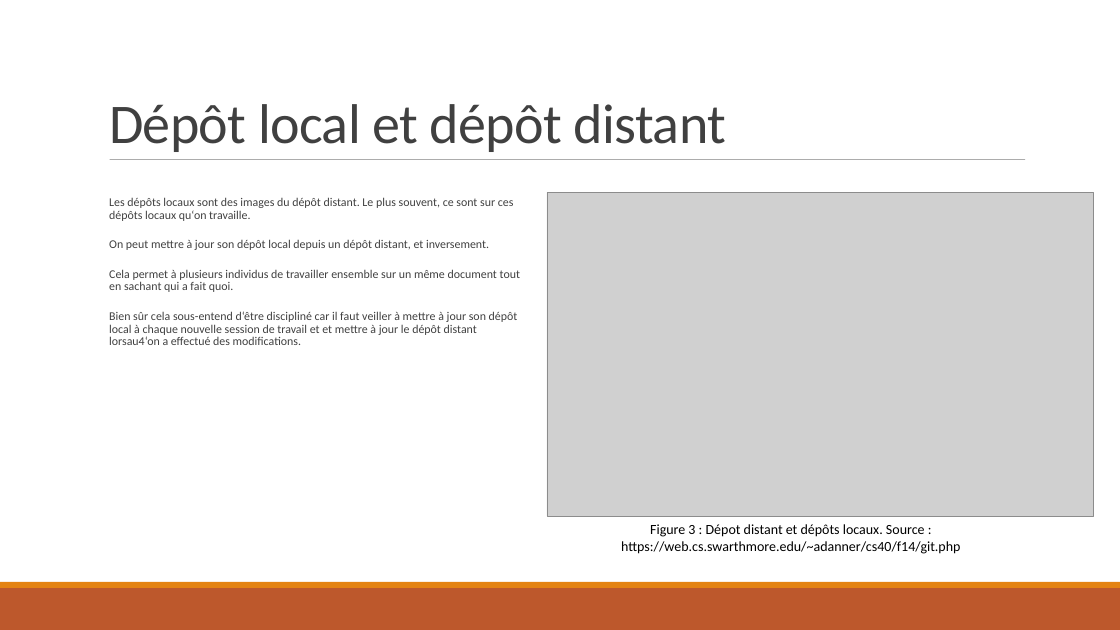
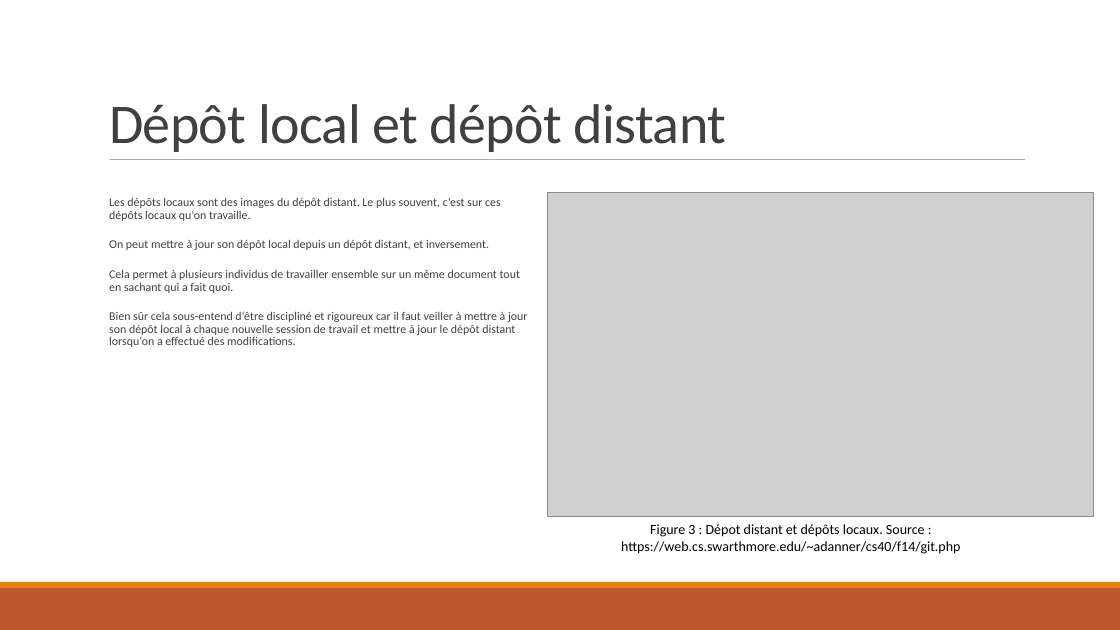
Before and after one commit to Mareike2405/SupportGitGithub, a slide deck: slide 3 of FormationGitGithub.pptx. Drawn at 1120x630 pixels with LibreOffice and Linux fonts; fonts in the diff are those of the drawing; grey boxes stand for pictures. Boxes give left, top, right and bottom in pixels: in the first picture for what was removed or moved away, otherwise in the second. Text is boxed around its words. In the diff, an @@ line names an element or a change of style, - is before the commit and + after.

Commit message:
Modifications et corrections.

```diff
--- a/FormationGitGithub.pptx
+++ b/FormationGitGithub.pptx
@@ text at [109,197,501,221]: text changed @@
-  Les dépôts locaux sont des images du dépôt distant. Le plus souvent, ce sont sur ces dépôts locaux qu‘on travaille.
+  Les dépôts locaux sont des images du dépôt distant. Le plus souvent, c‘est sur ces dépôts locaux qu‘on travaille.
@@ text at [109,311,528,347]: text changed @@
-  Bien sûr cela sous-entend d‘être discipliné car il faut veiller à mettre à jour son dépôt local à chaque nouvelle session de travail et et mettre à jour le dépôt distant lorsau4‘on a effectué des modifications.
+  Bien sûr cela sous-entend d‘être discipliné et rigoureux car il faut veiller à mettre à jour son dépôt local à chaque nouvelle session de travail et mettre à jour le dépôt distant lorsqu‘on a effectué des modifications.
```
Also in this commit, not shown: 3 other slides changed, 1 slide added.
